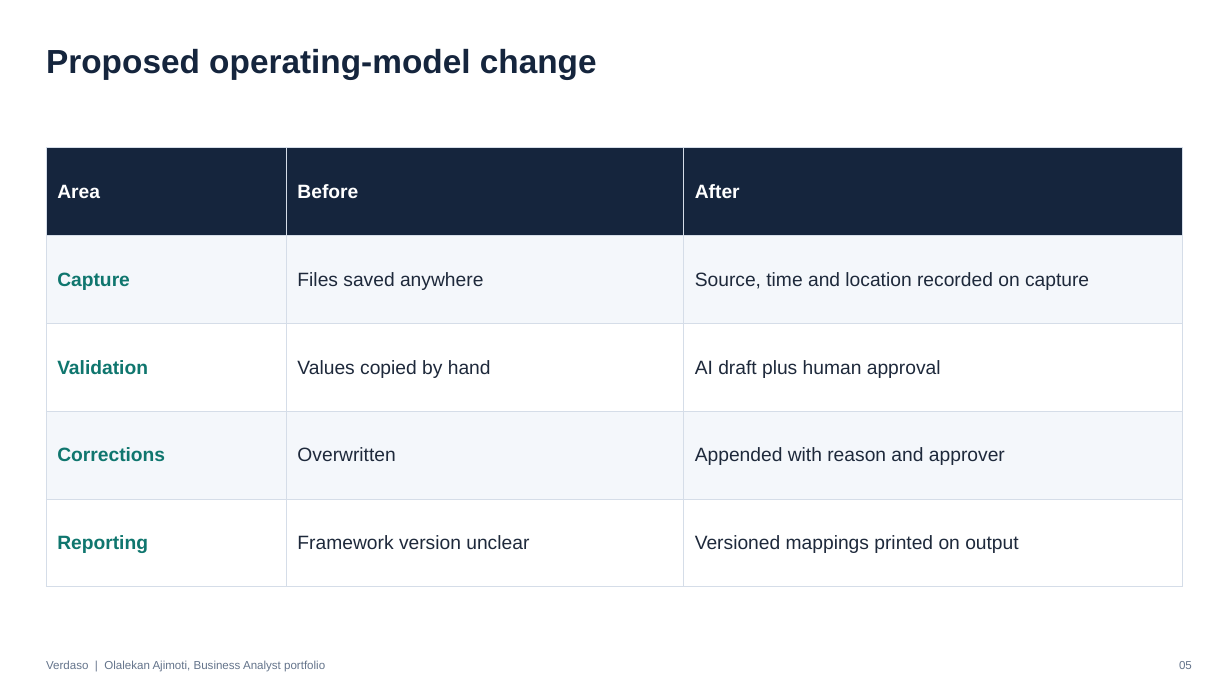
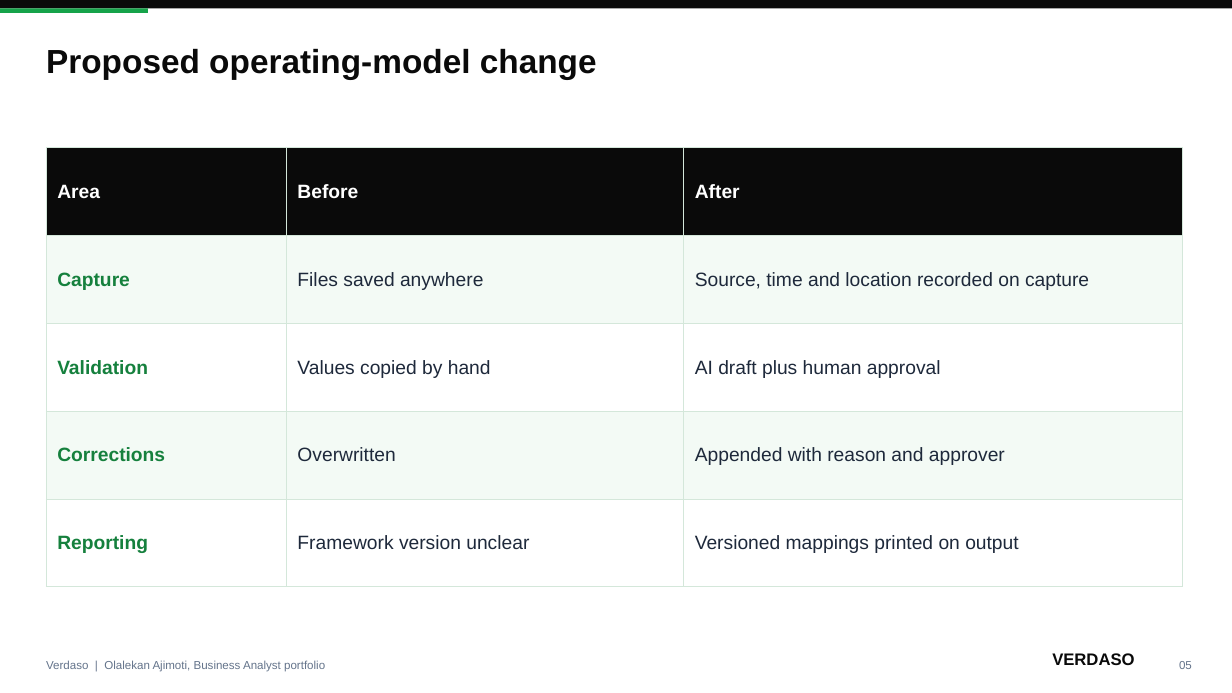
Before and after one commit to olalekanajimoti/business-analyst-portfolio, a slide deck: slide 5 of 02-product-case-studies/verdaso-esg-evidence/Deck/Executive_Deck.pptx. Drawn at 1232x693 pixels with LibreOffice and Linux fonts; fonts in the diff are those of the drawing. Boxes give left, top, right and bottom in pixels: in the first picture for what was removed or moved away, otherwise in the second. Text is boxed around its words. In the diff, an @@ line names an element or a change of style, - is before the commit and + after.

Commit message:
Brand executive decks for MyTicketSeller, Komfort Place Signature, NaijaFoodFestival, CONVVA and Verdaso
Each deck now uses its own palette, logo and title layout instead of the shared navy template.

```diff
--- a/02-product-case-studies/verdaso-esg-evidence/Deck/Executive_Deck.pptx
+++ b/02-product-case-studies/verdaso-esg-evidence/Deck/Executive_Deck.pptx
@@ rectangle added at (x1=0, y1=0, x2=1232, y2=8), fill #0A0A0A @@
@@ rectangle added at (x1=0, y1=8, x2=148, y2=13), fill #16A34A @@
@@ text "Proposed operating-model change" at (x1=46, y1=48, x2=597, y2=79): text colour #15253D to #0A0A0A @@
@@ table at (x1=46, y1=148, x2=1183, y2=557) @@
@@ fill #15253D to #0A0A0A in row 1 @@
@@ fill #F4F7FB to #F3FAF5 in 6 cells @@
@@ text colour #0F766E to #15803D in "Capture", "Validation", "Corrections", "Reporting" @@
@@ borders changed @@
@@ text added at (x1=1052, y1=653, x2=1134, y2=665), 13 pt, text #0A0A0A, bold @@
+VERDASO
```
Also in this commit, not shown: 6 other slides changed, 9 other files.
